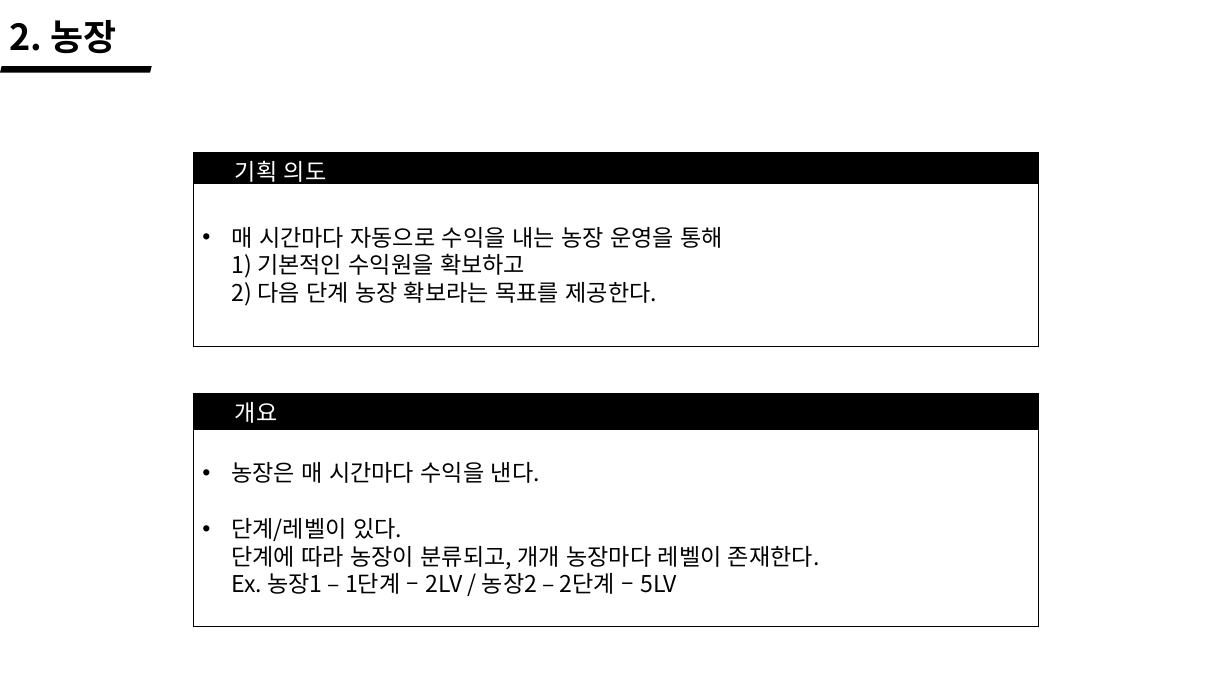
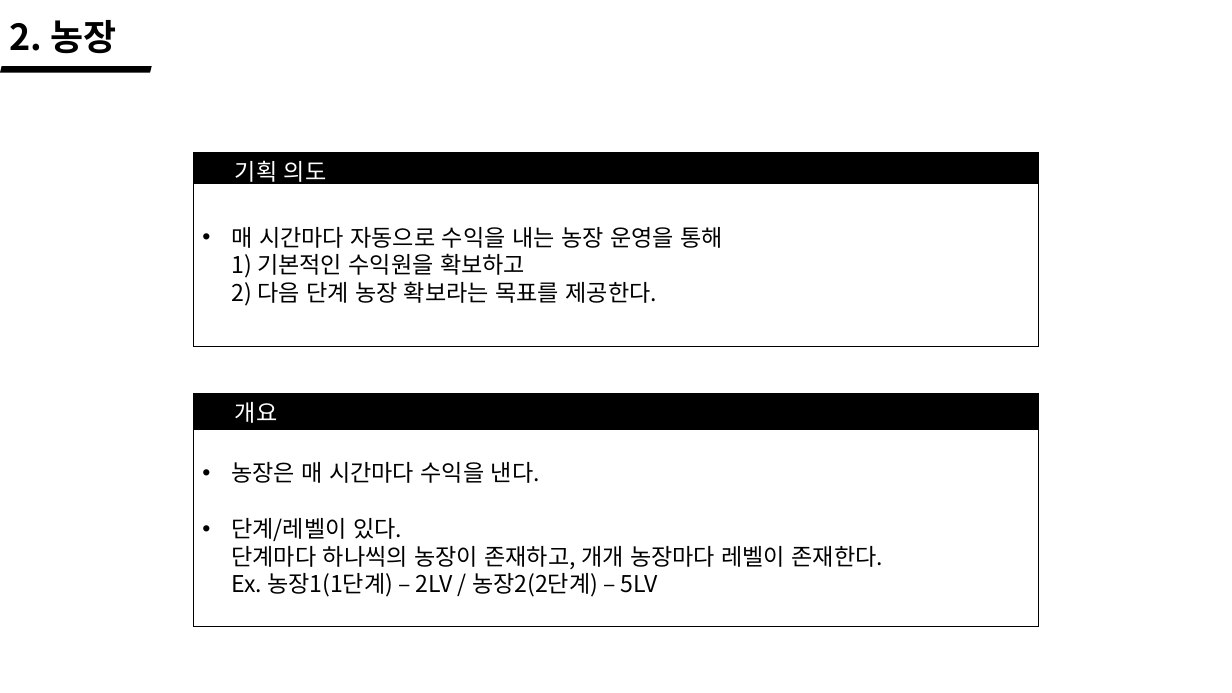
Before and after one commit to wlrud753/CarryCarrot, a slide deck: slide 8 of 기획서/당근키우기 시스템.pptx. Drawn at 1232x693 pixels with LibreOffice and Linux fonts; fonts in the diff are those of the drawing. Boxes give left, top, right and bottom in pixels: in the first picture for what was removed or moved away, otherwise in the second. Text is boxed around its words. In the diff, an @@ line names an element or a change of style, - is before the commit and + after.

```diff
--- a/기획서/당근키우기 시스템.pptx
+++ b/기획서/당근키우기 시스템.pptx
@@ text in rectangle at (231,518,883,597): text changed @@
-• 단계/레벨이 있다.
-  단계에 따라 농장이 분류되고, 개개 농장마다 레벨이 존재한다.
-  Ex. 농장1 – 1단계 – 2LV / 농장2 – 2단계 – 5LV
+• 단계/레벨이 있다.
+  단계마다 하나씩의 농장이 존재하고, 개개 농장마다 레벨이 존재한다.
+  Ex. 농장1(1단계) – 2LV / 농장2(2단계) – 5LV
```
Also in this commit, not shown: 5 other slides changed, 6 slides added, 1 other file.
